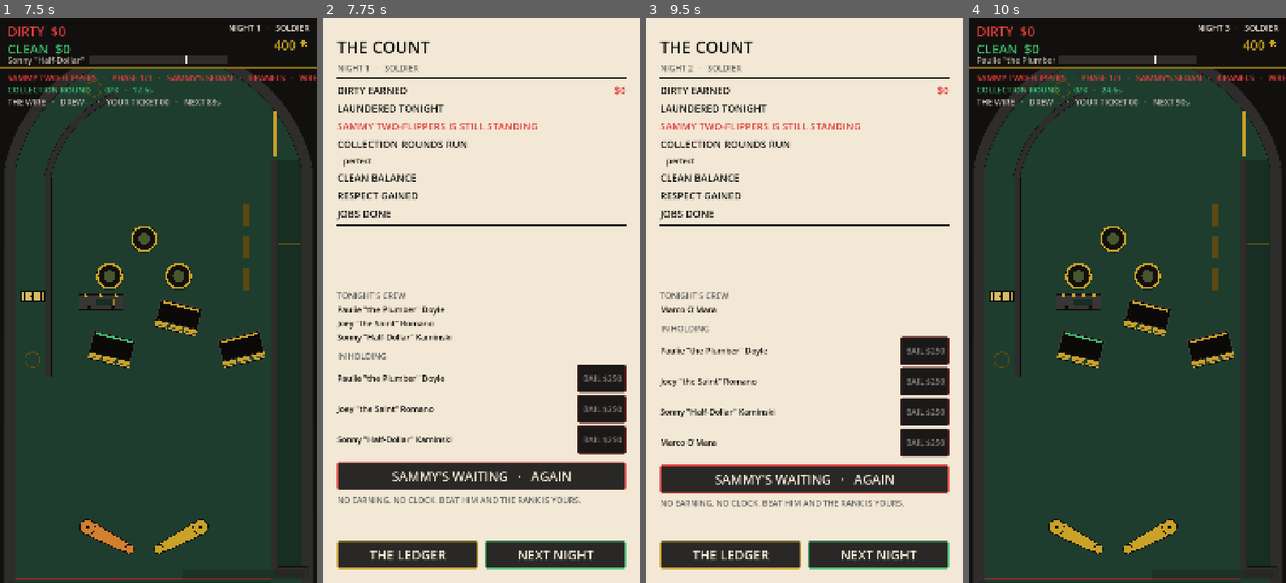
Above: before the commit, frames 1-4 (left to right).
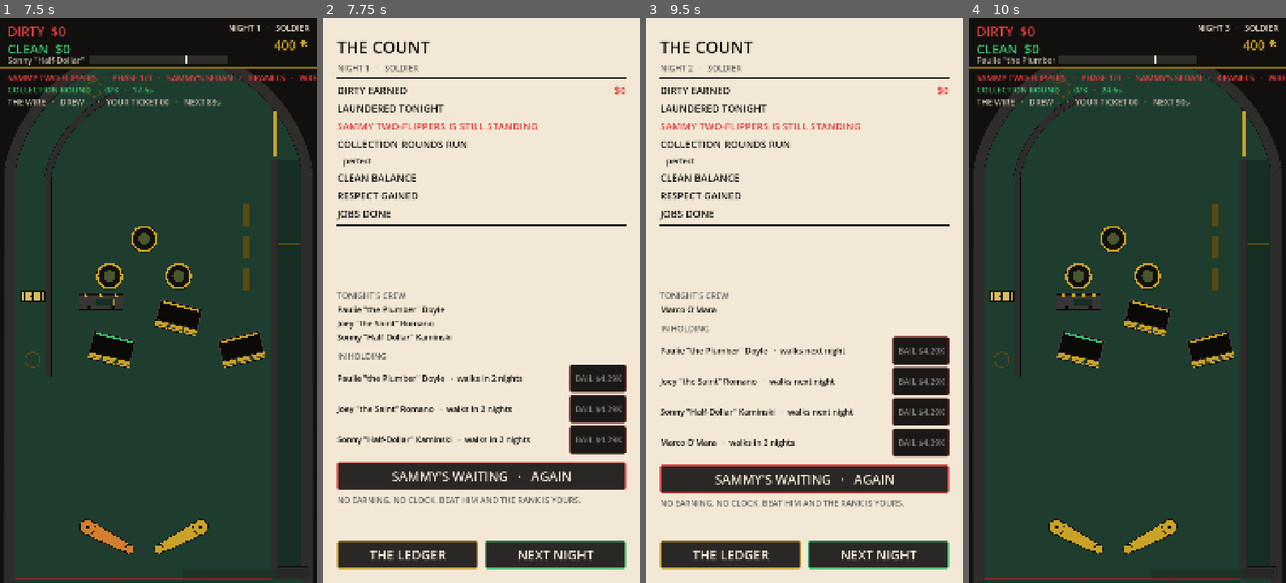
Above: after the commit, the same moments.

Repository: Ironkode787/Mobball
Game: Godot game, scene res://tests/sim/boss_sim.tscn
Same seed, same stepped clock (60 frames per second), same inputs: the game is played once before the commit and once after it. This scene is started directly instead of the project's main scene.
Inputs (mouse positions are in pixels of both pictures, inside the frame that each line leads up to):
- Up to frame 1 (7.5 s): tap Enter at 0.5 s; move the mouse to (228, 272) at 0.52 s; hold D (flipper_right) 0.53-1.25 s; tap Space (plunger) every 1.5 s from 0.6 to 6.6 s; click (228, 272) at 0.67 s; drag from (95, 328) to (31, 294) at 1.27 s; move the mouse to (190, 176) at 2.02 s; hold D (flipper_right) 2.03-2.75 s; drag from (142, 413) to (31, 357) at 2.77 s; move the mouse to (253, 385) at 3.52 s; hold A (flipper_left) 3.53-4.25 s; drag from (63, 215) to (142, 238) at 4.27 s; move the mouse to (174, 300) at 5.02 s; hold A (flipper_left) 5.03-5.75 s; click (174, 300) at 5.17 s; drag from (110, 159) to (240, 215) at 5.77 s; move the mouse to (228, 272) at 6.52 s; hold W (nudge_up) 6.53-7.25 s; drag from (95, 328) to (177, 277) at 7.27 s
- Up to frame 2 (7.75 s): no input
- Up to frame 3 (9.5 s): click "SAMMY'S WAITING · AGAIN" at 8 s; move the mouse to (836, 176) at 8.77 s; hold A (flipper_left) from 8.78 s (still down); tap Space (plunger) at 8.85 s
- Up to frame 4 (10 s): release A (flipper_left) at 9.5 s; click "SAMMY'S WAITING · AGAIN" at 9.5 s

Frame 1 is identical in both runs. In frame 2, 1.1% of the frame differs, in the area x 37-95%, y 61-78%; in frame 3, 1.6%, in the area x 24-95%, y 56-78%; in frame 4, nothing differs.

Commit message:
Bail rides the career curve; the game teaches the wash (device feedback)
Bail was a flat placeholder in a scaling economy — crushing at Lookout
($250 against a $300 Night), dust by Capo. It now prices off rank_scale
(5%, floor $100): $100 at R0 climbing x3.5 per rank, the impatience tax
it was designed to be at every rank. The roster says when each held guy
walks on his own, so waiting reads as normal and bail as the shortcut.

Clean cash now explains itself at the three moments a player feels it:
The Count carries a wash hint until the first washer is owned, the
Ledger docket says DIRTY MONEY'S NO GOOD HERE - WASH IT when you hold
the price in the wrong color, and the Coin-Op Washer card reveals at
$2K held instead of $10K — night one or two, not night five.

The ship gate refused three broken attempts on the way here (a bad
container reference, then two rank-blind sim comparisons) — the wall
working exactly as built.

Co-Authored-By: Claude Fable 5 <noreply@anthropic.com>
Claude-Session: https://claude.ai/code/session_018f9LsHfkQdbfQASzU3SJrG

Diff:
--- a/game/content/upgrades.json
+++ b/game/content/upgrades.json
@@ -112,7 +112,7 @@
       "name": "Coin-Op Washer",
       "flavor": "It washes socks. Among other things.",
       "cost": "1.5K", "repeat": null, "requires": [],
-      "reveal": {"dirty_held": "10K"},
+      "reveal": {"dirty_held": "2K"},
       "effects": [
         {"kind": "unlock_hardware", "target": "laundromat_loop"},
         {"kind": "launder_rate_add", "value": 0.08},
--- a/game/economy/rates.gd
+++ b/game/economy/rates.gd
@@ -73,10 +73,10 @@
 const BRIBE_COST_BASE_EXP := 3
 const BRIBE_COST_ESCALATOR := 2.0
 ## Bail: dirty, scales with the guy's level and his rap sheet; ×3 out of a busted raid.
-const BAIL_COST_BASE_MANTISSA := 2.5
-const BAIL_COST_BASE_EXP := 2
-const BAIL_PER_GUY_LEVEL := 0.5
-const BAIL_RAP_ESCALATOR := 1.6
+## Bail rides rank_scale (see bail_cost): 5% of it = $100 at R0, with a $100 floor.
+const BAIL_RANK_SCALE_FRACTION := 0.05
+const BAIL_PER_GUY_LEVEL := 0.4
+const BAIL_RAP_ESCALATOR := 1.5
 const BAIL_RAID_MULTIPLIER := 3.0
 
 # --- The Ledger cost curve (docs/03 §7, docs/04) ------------------------------
@@ -163,10 +163,18 @@
 
 ## Dirty cost to bail a guy out: base × (1 + 0.5·level) × 1.6^prior_pinches, ×3 if the
 ## stretch came out of a busted raid (docs/05 §2).
-static func bail_cost(guy_level: int, prior_pinches: int = 0, from_raid: bool = false) -> BigMoney:
+## Priced off the SAME career curve heat uses (device-feedback ruling): a flat base was
+## crushing at Lookout ($250 against a ~$300 Night) and dust by Capo. 5% of rank_scale =
+## $100 at R0, tracking income x3.5 per rank, so bail always costs "a felt slice of a
+## Night" — the impatience tax it was designed to be, at every rank.
+static func bail_cost(guy_level: int, prior_pinches: int = 0, from_raid: bool = false,
+		rank: int = 0) -> BigMoney:
 	var lvl := maxi(guy_level, 0)
 	var priors := maxi(prior_pinches, 0)
-	var base := BigMoney.of(BAIL_COST_BASE_MANTISSA, BAIL_COST_BASE_EXP)
+	var base := rank_scale(rank).mul(BAIL_RANK_SCALE_FRACTION)
+	var floor_cost := BigMoney.of(1.0, 2)
+	if base.cmp(floor_cost) < 0:
+		base = floor_cost
 	var cost := base.mul(1.0 + BAIL_PER_GUY_LEVEL * float(lvl))
 	cost = cost.mul_big(_pow_big(BAIL_RAP_ESCALATOR, priors))
 	if from_raid:
--- a/game/flow/bench.gd
+++ b/game/flow/bench.gd
@@ -116,11 +116,11 @@
 
 
 ## Dirty cost to spring him right now. Zero if he is not inside.
-func bail_cost(guy: Dictionary) -> BigMoney:
+func bail_cost(guy: Dictionary, rank: int = 0) -> BigMoney:
 	if guy.is_empty() or guy["state"] != STATE_HOLDING:
 		return BigMoney.zero()
 	var priors := maxi(int(guy["pinches"]) - 1, 0)
-	return Rates.bail_cost(int(guy["level"]), priors, bool(guy["from_raid"]))
+	return Rates.bail_cost(int(guy["level"]), priors, bool(guy["from_raid"]), rank)
 
 
 ## Spring him. Returns the cost that was owed (the caller does the paying — this class
--- a/game/flow/game.gd
+++ b/game/flow/game.gd
@@ -1581,7 +1581,7 @@
 func bail_cost(guy: Dictionary) -> BigMoney:
 	if bench == null or guy.is_empty():
 		return BigMoney.zero()
-	var cost := bench.bail_cost(guy)
+	var cost := bench.bail_cost(guy, rank)
 	var off := clampf(stats.bail_discount(), 0.0, Stats.BAIL_DISCOUNT_MAX)
 	return cost if off <= 0.0 else cost.mul(1.0 - off)
 
--- a/game/ui/count/count_screen.gd
+++ b/game/ui/count/count_screen.gd
@@ -262,6 +262,16 @@
 	if _money(summary.get("pocket", null)).is_positive():
 		_add_money_row("   incl. pocket money", summary.get("pocket", BigMoney.zero()),
 				Feel.COL_INK.lightened(0.35), PaperKit.FONT_SMALL)
+	# Teach the wash where the player feels it (device feedback: "how do I get clean
+	# cash?"). Only until the first washer is bought; then the machine speaks for itself.
+	if Game.stats.launder_rate() <= 0.0:
+		var tip := "the first %s washes itself each night — the rest needs a front" \
+				% Game.pocket_money().text()
+		if Game.wallet.dirty.cmp(BigMoney.parse("1K")) > 0:
+			tip = "word around the block: Lucky's coin-op washer takes dirty money — check THE LEDGER"
+		var tip_label := PaperKit.label(tip, PaperKit.FONT_SMALL, Feel.COL_CLEAN.darkened(0.15))
+		tip_label.autowrap_mode = TextServer.AUTOWRAP_WORD_SMART
+		_body.add_child(tip_label)
 	if _money(summary.get("raid_payout", null)).is_positive():
 		_add_money_row("BEAT THE RAP", summary.get("raid_payout", BigMoney.zero()), Feel.COL_CLEAN)
 	if _money(summary.get("confiscated", null)).is_positive():
@@ -456,13 +466,21 @@
 	for guy: Dictionary in held:
 		var row := HBoxContainer.new()
 		row.add_theme_constant_override("separation", 16)
-		var name_label := PaperKit.label(String(guy["name"]), PaperKit.FONT_SMALL, Feel.COL_INK)
+		# Waiting is normal, not a fail state (device feedback): every held guy says when
+		# he walks on his own, so bail reads as the impatience tax it is.
+		var nights := maxi(int(guy.get("sit_out", 1)), 1)
+		var walks := "walks next night" if nights <= 1 else "walks in %d nights" % nights
+		var name_label := PaperKit.label("%s   ·  %s" % [String(guy["name"]), walks],
+				PaperKit.FONT_SMALL, Feel.COL_INK)
 		name_label.size_flags_horizontal = Control.SIZE_EXPAND_FILL
 		row.add_child(name_label)
 		# Through `Game`, not the Bench: Cohen's discount is the session's, not the roster's.
 		var cost := Game.bail_cost(guy)
+		var affordable := Game.wallet.can_afford_dirty(cost)
 		var b := PaperKit.button("BAIL " + cost.text(), PaperKit.FONT_SMALL, Feel.COL_DIRTY)
-		b.disabled = not Game.wallet.can_afford_dirty(cost)
+		b.disabled = not affordable
+		if not affordable:
+			b.tooltip_text = "dirty cash only — you're short"
 		b.pressed.connect(_on_bail.bind(guy))
 		row.add_child(b)
 		_roster.add_child(row)
--- a/game/ui/ledger/ledger.gd
+++ b/game/ui/ledger/ledger.gd
@@ -312,9 +312,14 @@
 		return
 	var owned := LedgerState.get_owned()
 	var block := catalog.block_for(id, owned, _rank(), _clean())
+	var cost := catalog.next_cost(id, owned)
+	# The wash lesson: the reason line names the real problem when the player HAS the
+	# money — just the wrong color of it.
+	var dirty_covers := block == Upgrades.Block.MONEY \
+			and Game.wallet.can_afford_dirty(cost)
 	_docket.show_for(
-		node_def, int(owned.get(id, 0)), catalog.next_cost(id, owned), block,
-		LedgerStyle.block_reason(block, node_def, catalog, owned)
+		node_def, int(owned.get(id, 0)), cost, block,
+		LedgerStyle.block_reason(block, node_def, catalog, owned, dirty_covers)
 	)
 	_set_board_controls(false)
 
--- a/game/ui/ledger/ledger_style.gd
+++ b/game/ui/ledger/ledger_style.gd
@@ -385,13 +385,19 @@
 
 
 ## Why the BUY button is dark, in the player's words.
-static func block_reason(block: Upgrades.Block, node: Dictionary, catalog: Upgrades, owned: Dictionary) -> String:
+static func block_reason(block: Upgrades.Block, node: Dictionary, catalog: Upgrades,
+		owned: Dictionary, dirty_covers: bool = false) -> String:
 	match block:
 		Upgrades.Block.RANK:
 			return "NEEDS RANK R%d" % int(node["tier"])
 		Upgrades.Block.MAXED:
 			return "MAXED OUT"
 		Upgrades.Block.MONEY:
+			# Teach the wash at the exact moment of frustration (device feedback): a
+			# player holding a fat dirty roll learns HERE that the Ledger won't take it.
+			# The caller says whether dirty would cover it — this helper stays tree-free.
+			if dirty_covers:
+				return "DIRTY MONEY'S NO GOOD HERE — WASH IT"
 			return "NOT ENOUGH CLEAN"
 		Upgrades.Block.REQUIRES:
 			var missing: PackedStringArray = []
--- a/tests/sim/boss_sim.gd
+++ b/tests/sim/boss_sim.gd
@@ -620,7 +620,9 @@
 	check(not held.is_empty(), "nobody is in holding to bail")
 	if not held.is_empty():
 		var guy: Dictionary = held[0]
-		var full := Game.bench.bail_cost(guy)
+		# Bail rides rank_scale now (device ruling): the undiscounted reference must be
+		# priced at the SAME rank Game prices at, or Cohen looks like a markup.
+		var full := Game.bench.bail_cost(guy, Game.rank)
 		var ours := Game.bail_cost(guy)
 		check(ours.cmp(full) < 0, "bail is still %s with Cohen hired" % ours.text())
 		check(ours.equals_approx(full.mul(1.0 - Game.stats.bail_discount()), 1e-6),
--- a/tests/sim/night_sim.gd
+++ b/tests/sim/night_sim.gd
@@ -387,7 +387,9 @@
 		finish()
 		return
 	var guy := held[0]
-	var cost := Game.bench.bail_cost(guy)
+	# Bail rides rank_scale now: fund and verify against the SESSION's price (rank and
+	# Cohen included) — the rank-0 bench price is not what bail_guy charges.
+	var cost := Game.bail_cost(guy)
 	Game.wallet.earn_dirty(cost.mul(2.0))
 	var dirty_before := Game.wallet.dirty
 	var ok := Game.bail_guy(guy)
--- a/tests/test_economy_rates.gd
+++ b/tests/test_economy_rates.gd
@@ -92,11 +92,21 @@
 
 
 func _test_bail_cost(t: TestCtx) -> void:
-	_same(t, Rates.bail_cost(0, 0), BigMoney.of(2.5, 2), "a clean rookie posts $250")
-	_same(t, Rates.bail_cost(2, 0), BigMoney.of(5.0, 2), "level 2 doubles the base")
-	_same(t, Rates.bail_cost(0, 1), BigMoney.of(4.0, 2), "one prior pinch is x1.6")
-	_same(t, Rates.bail_cost(3, 2), BigMoney.of(1.6, 3), "level 3 with two priors is $1.6k")
-	_same(t, Rates.bail_cost(3, 2, true), BigMoney.of(4.8, 3), "out of a raid, bail is x3")
+	# Device-feedback ruling: bail rides rank_scale (5%, floor $100) so it stays "a felt
+	# slice of a Night" at every rank instead of crushing R0 and vanishing by R4.
+	_same(t, Rates.bail_cost(0, 0), BigMoney.of(1.0, 2), "a clean rookie posts $100 at R0")
+	t.ok(Rates.bail_cost(2, 0).equals_approx(BigMoney.of(1.8, 2), 1e-9),
+			"level 2 is x1.8 the base")
+	t.ok(Rates.bail_cost(0, 1).equals_approx(BigMoney.of(1.5, 2), 1e-9),
+			"one prior pinch is x1.5")
+	t.ok(Rates.bail_cost(3, 2, true).equals_approx(
+			BigMoney.from_float(100.0 * 2.2 * 2.25 * 3.0), 1e-9),
+			"level 3, two priors, out of a raid stacks x2.2 x2.25 x3")
+	t.ok(Rates.bail_cost(0, 0, false, 2).equals_approx(
+			Rates.rank_scale(2).mul(Rates.BAIL_RANK_SCALE_FRACTION), 1e-9),
+			"at R2 the base is 5% of the R2 rank scale")
+	t.near(Rates.bail_cost(0, 0, false, 3).ratio_to(Rates.bail_cost(0, 0, false, 2)),
+			Rates.RANK_SCALE_PER_RANK_FACTOR, 1e-9, "bail climbs the career curve")
 	_same(t, Rates.bail_cost(-5, -5), Rates.bail_cost(0, 0), "negative inputs clamp to the base case")
 	t.ok(Rates.bail_cost(0, 200).cmp(Rates.bail_cost(0, 199)) > 0, "the rap sheet keeps escalating")
 	t.ok(is_finite(Rates.bail_cost(0, 500).m), "a 500-pinch rap sheet stays finite")
Not shown, changed: build/kingpin-debug.apk
